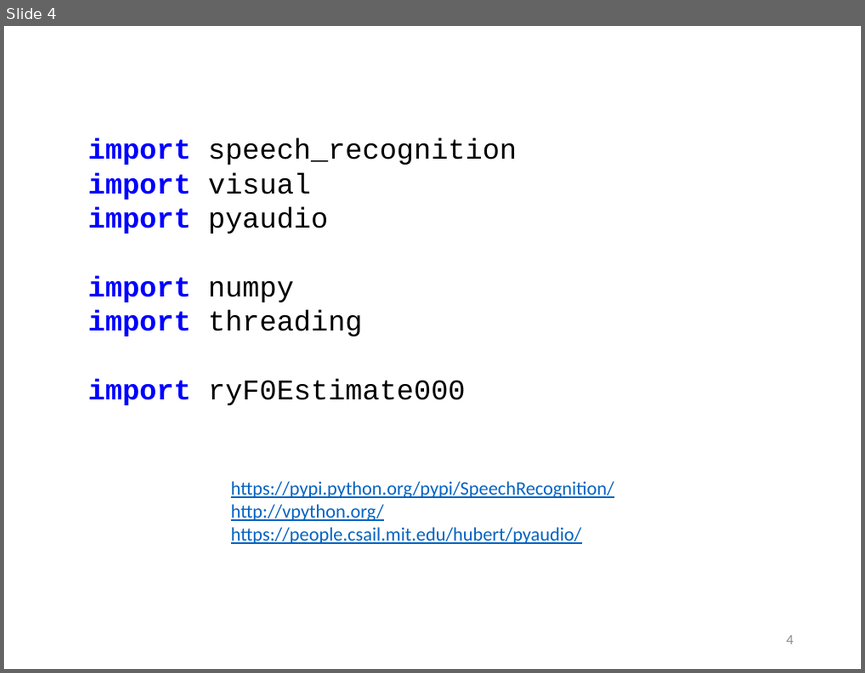
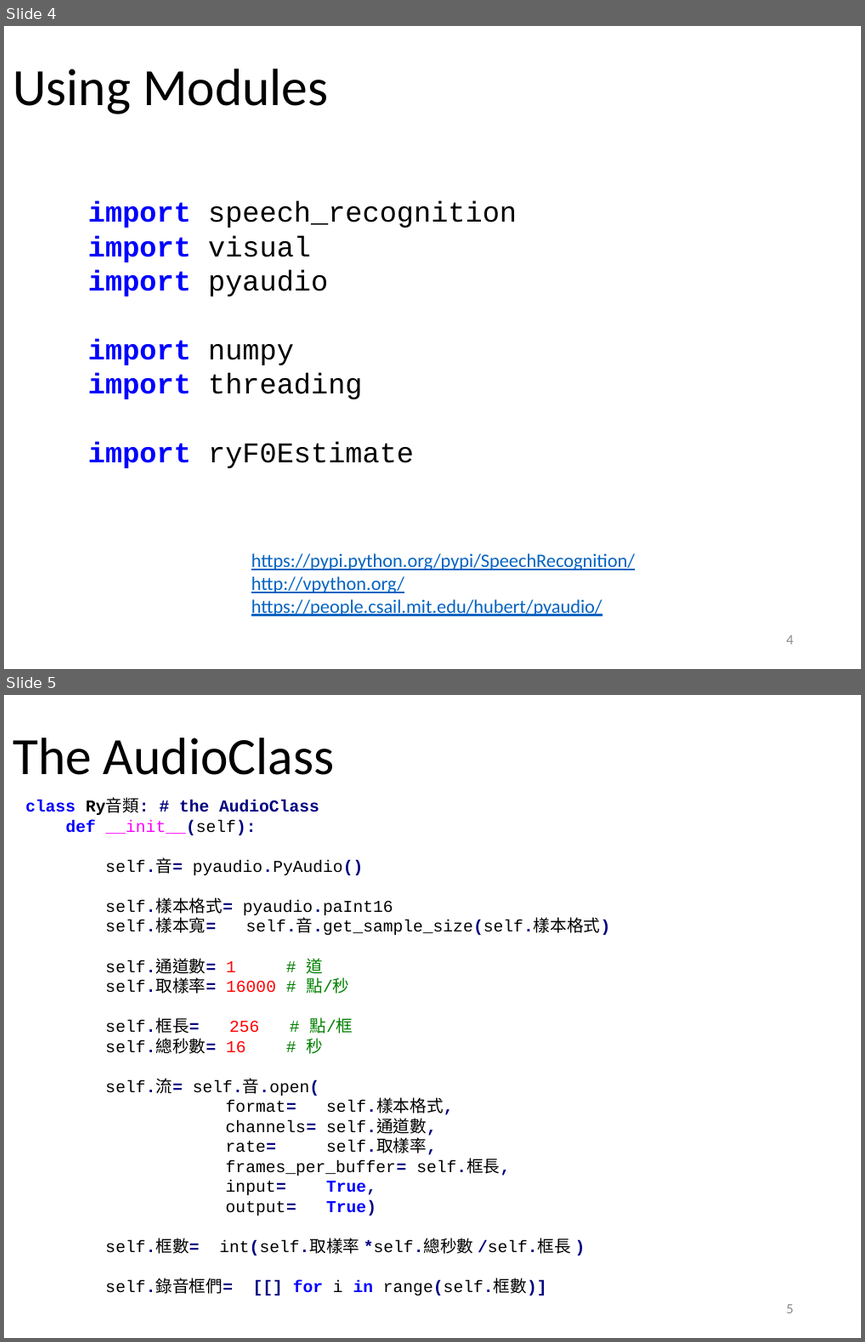
Before and after one commit to renyuanL/multilingualASR, a slide deck: ryMultilingualSongTrans.pptx. Shown one above the other, each under a label of ours: slide 4 before the commit, slides 4 and 5 after it. The pictures are 865x673 and 865x1342 pixels, drawn with LibreOffice and Linux fonts; fonts in the diff are those of the drawing. Boxes give left, top, right and bottom in pixels: in the first picture for what was removed or moved away, otherwise in the second. Text is boxed around its words. In the diff, an @@ line names an element or a change of style, - is before the commit and + after.

```diff
--- a/ryMultilingualSongTrans.pptx
+++ b/ryMultilingualSongTrans.pptx
@@ slide 5 added at bbox=[4, 695, 861, 1338], background #FFFFFF @@
@@ title added at bbox=[12, 737, 334, 775], 44 pt, text #000000 @@
+The AudioClass
@@ text added at bbox=[25, 800, 611, 1295], 14 pt, text #000000 @@
+class Ry音類: # the AudioClass
+def __init__(self):
+self.音= pyaudio.PyAudio()
+self.樣本格式= pyaudio.paInt16
+self.樣本寬= self.音.get_sample_size(self.樣本格式)
+self.通道數= 1 # 道
+self.取樣率= 16000 # 點/秒
+self.框長= 256 # 點/框
+self.總秒數= 16 # 秒
+self.流= self.音.open(
+format= self.樣本格式,
+channels= self.通道數,
+rate= self.取樣率,
+frames_per_buffer= self.框長,
+input= True,
+output= True)
+self.框數= int(self.取樣率 *self.總秒數 /self.框長 )
+self.錄音框們= [[] for i in range(self.框數)]
@@ page number added at bbox=[786, 1304, 793, 1313], 12 pt, text #8C8C8C @@
+5
@@ slide 4 changed as well @@
@@ title added at bbox=[12, 68, 329, 114], 44 pt, text #000000 @@
+Using Modules
@@ text "import speech_recognition": place and size @@
-text "import speech_recognition" at bbox=[88, 138, 517, 405]
+text "import speech_recognition" at bbox=[88, 201, 517, 468]
@@ text at bbox=[88, 441, 414, 468]: text changed @@
-import ryF0Estimate000
+import ryF0Estimate
@@ text "https://pypi.python.org/pypi/SpeechRecognition/": place and size @@
-text "https://pypi.python.org/pypi/SpeechRecognition/" at bbox=[231, 481, 614, 544]
+text "https://pypi.python.org/pypi/SpeechRecognition/" at bbox=[251, 553, 635, 616]
```
Also in this commit, not shown: 5 other slides changed, 2 other slides added, 3 other files.
